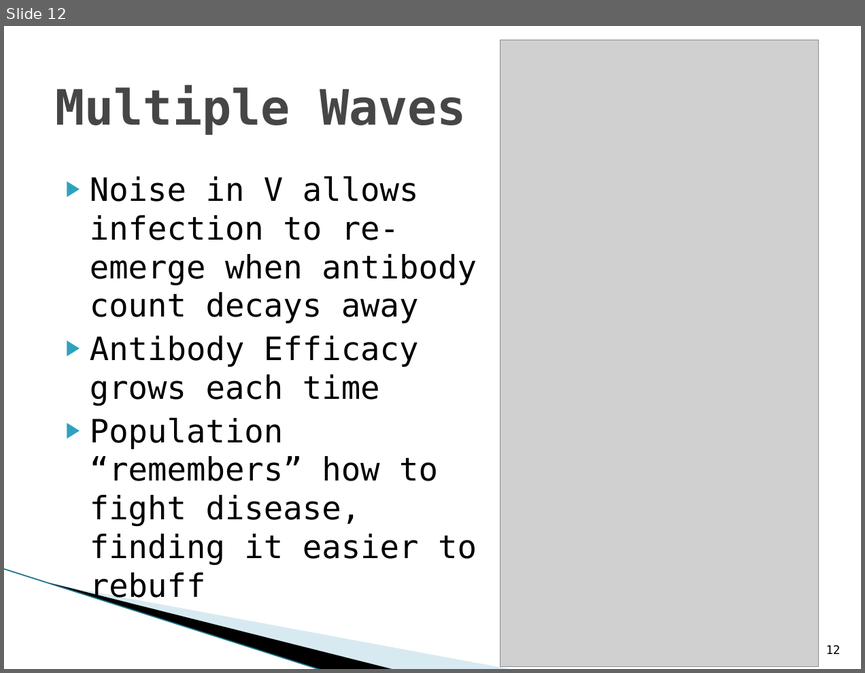
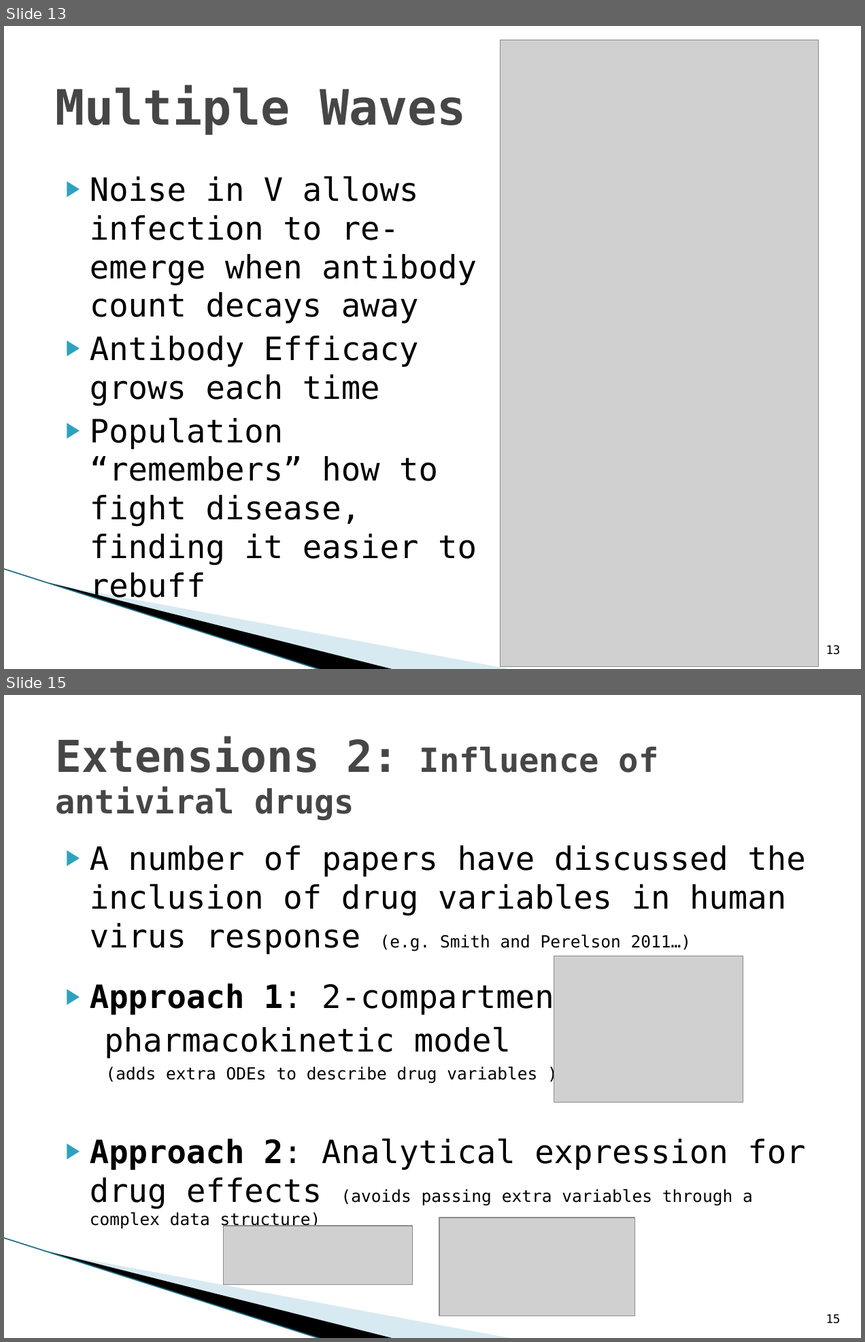
Before and after one commit to jleem10/GroupD_Phase2, a slide deck: Presentation.pptx. Shown one above the other, each under a label of ours: slide 12 before the commit, slides 13 and 15 after it; the slides between them are not shown. The pictures are 865x673 and 865x1342 pixels, drawn with LibreOffice and Linux fonts; fonts in the diff are those of the drawing; grey boxes stand for pictures; background and template pictures are left out. Boxes give left, top, right and bottom in pixels: in the first picture for what was removed or moved away, otherwise in the second. Text is boxed around its words. In the diff, an @@ line names an element or a change of style, - is before the commit and + after.

Commit message:
Added Drugs section to Phase 2 ppt

```diff
--- a/Presentation.pptx
+++ b/Presentation.pptx
@@ slide 15 added at [4, 695, 861, 1338], background #FFFFFF; not listed: 3 template elements that a slide beside it also shows @@
@@ title added at [55, 736, 659, 820], 27.9 pt, text #464646, bold @@
+Extensions 2: Influence of antiviral drugs
@@ text added at [90, 845, 805, 1228], 27 pt, text #000000 @@
+▶ A number of papers have discussed the inclusion of drug variables in human virus response (e.g. Smith and Perelson 2011…)
+▶ Approach 1: 2-compartment
+pharmacokinetic model
+(adds extra ODEs to describe drug variables )
+▶ Approach 2: Analytical expression for drug effects (avoids passing extra variables through a complex data structure)
@@ picture added at [554, 955, 742, 1102] @@
@@ picture added at [439, 1218, 634, 1317] @@
@@ picture added at [224, 1225, 412, 1285] @@
@@ page number added at [826, 1314, 840, 1323], 10 pt, text #000000 @@
+15
@@ what was slide 12 is now slide 13 @@
@@ page number at [826, 645, 840, 654]: text changed @@
-12
+13
```
Also in this commit, not shown: 5 other slides added, 1 slide removed.
